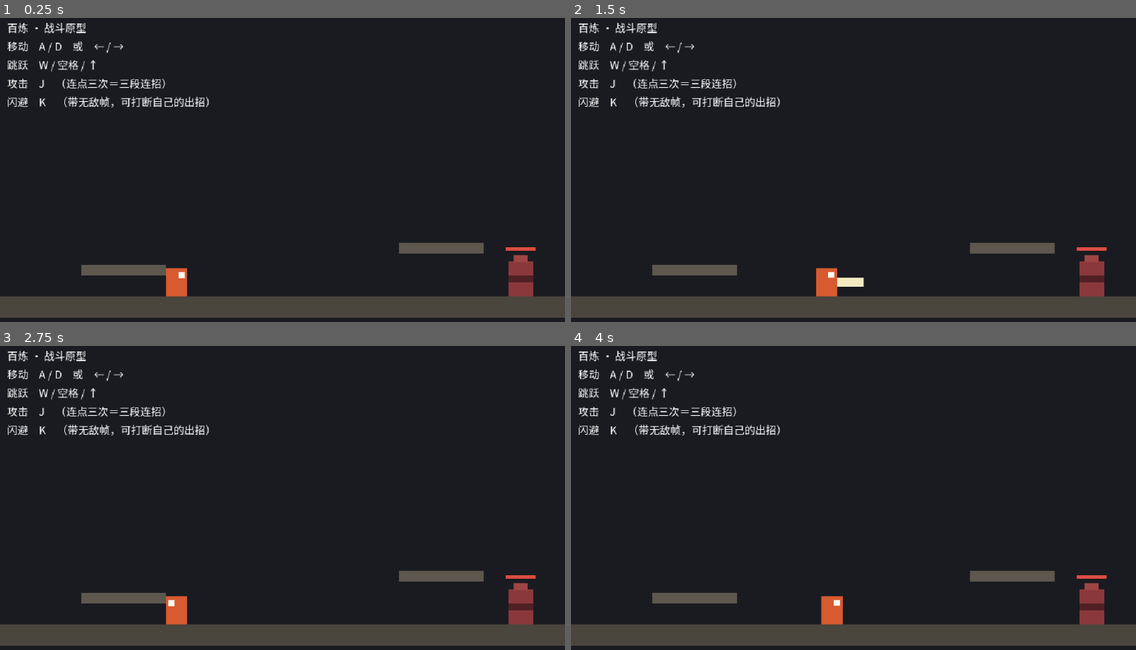
Above: before the commit, frames 1-4 (two rows, left to right).
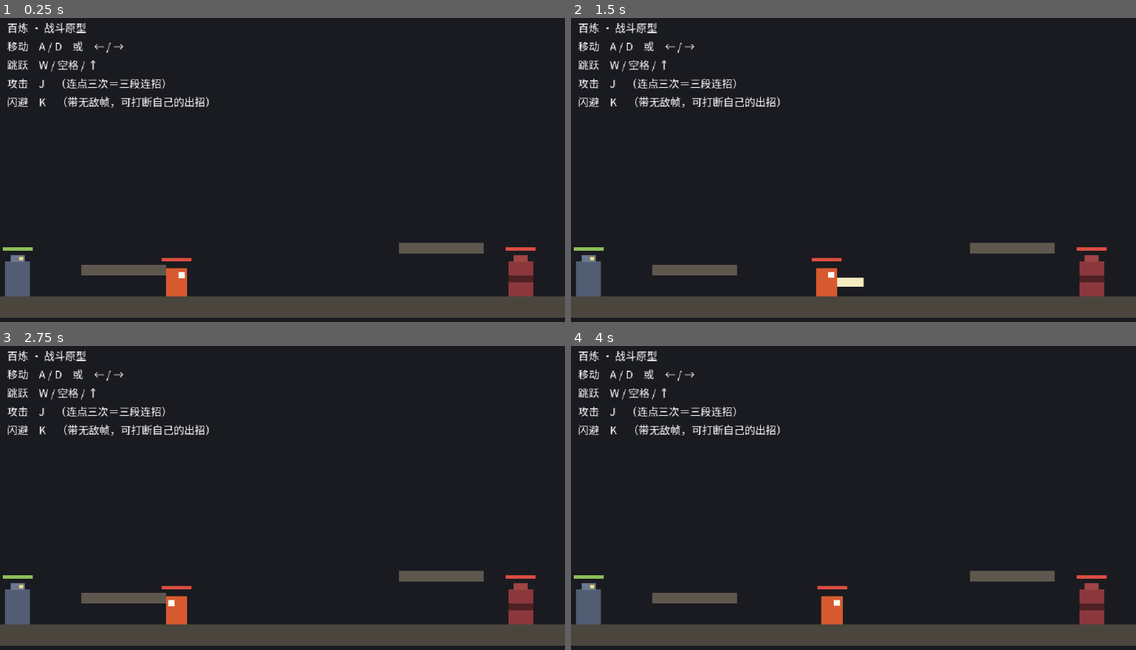
Above: after the commit, the same moments.

Repository: aachean/bailian
Game: Godot game, scene res://scenes/stages/test_room.tscn
Same seed, same stepped clock (60 frames per second), same inputs: the game is played once before the commit and once after it.
Inputs (mouse positions are in pixels of both pictures, inside the frame that each line leads up to):
- Up to frame 1 (0.25 s): no input
- Up to frame 2 (1.5 s): tap Enter at 0.5 s; move the mouse to (977, 157) at 0.52 s; hold D (move_right) from 0.53 s (still down); tap J (attack) at 0.6, 1.35 s; click (977, 157) at 0.67 s; tap Space (jump) at 0.77 s; move the mouse to (740, 188) at 1.27 s; click (740, 188) at 1.42 s
- Up to frame 3 (2.75 s): tap Space (jump) at 1.52 s; move the mouse to (339, 431) at 2.02 s; release D (move_right) at 2.03 s; hold A (move_left) from 2.03 s (still down); tap K (dodge) at 2.1 s; click (339, 431) at 2.17 s; tap J (attack) at 2.3 s
- Up to frame 4 (4 s): move the mouse to (825, 564) at 2.77 s; release A (move_left) at 2.78 s; hold D (move_right) from 2.78 s (still down); tap J (attack) at 2.85, 3.6 s; click (825, 564) at 2.92 s; tap Space (jump) at 3.02, 3.77 s; move the mouse to (1023, 549) at 3.52 s; click (1023, 549) at 3.67 s

The runs differ from the first frame. In frame 1, 0.7% of the frame differs, in the area x 0-34%, y 75-92%; in frame 2, 0.7%; in frame 3, 0.7%; in frame 4, 0.7%.

Commit message:
feat(enemy): M2 增量 1 —— 会还手的近战小怪
- 新增 EnemyData 资源类 + data/enemies/walker.tres：数值全在表里
  （血量/速度/警范围/攻击距离/硬直/重生），加一种怪不加代码
- 新增 data/skills/enemy_swing.tres：敌人攻击直接复用玩家的 SkillData，
  前摇/判定/后摇/顿帧规则敌我一致（比玩家慢一拍、可反应）
- 新增 walker.gd + walker.tscn：巡逻（被墙挡会折返）→ 追击 → 挥击；
  被打断进硬直；死亡淡出 2s 重生；ai_enabled=false 时就是一只靶子
  （自动验收靠这个把移动测试和敌人测试隔离在同一间房）
- player.gd 状态机加 HURT / DEAD：挨打断招进硬直、被击退、受击闪红；
  血归零死亡锁输入，1.2s 后出生点满血重来；头顶血条
- test_room 左侧放一只 Walker（默认关 AI，不挡任何测试路线）
- tests/test_m1.gd 扩到 31 条：#28 追击、#29 打得动人、#30 硬直+受击无敌、
  #31 死亡重生

Diff:
--- /dev/null
+++ b/data/enemies/walker.tres
@@ -0,0 +1,20 @@
+[gd_resource type="Resource" script_class="EnemyData" load_steps=3 format=3]
+
+[ext_resource type="Script" path="res://scripts/core/enemy_data.gd" id="1_data"]
+[ext_resource type="Resource" path="res://data/skills/enemy_swing.tres" id="2_skill"]
+
+[resource]
+script = ExtResource("1_data")
+id = &"walker"
+display_name = "游荡者"
+max_hp = 30
+revive_delay = 2.0
+hurt_stun_frames = 14
+patrol_speed = 40.0
+chase_speed = 85.0
+patrol_range = 70.0
+aggro_range = 150.0
+deaggro_range = 240.0
+attack_range = 34.0
+attack_cooldown_frames = 45
+attack_skill = ExtResource("2_skill")
--- /dev/null
+++ b/data/skills/enemy_swing.tres
@@ -0,0 +1,25 @@
+[gd_resource type="Resource" script_class="SkillData" load_steps=2 format=3]
+
+[ext_resource type="Script" path="res://scripts/core/skill_data.gd" id="1_skill"]
+
+[resource]
+script = ExtResource("1_skill")
+id = &"enemy_swing"
+display_name = "挥击"
+kind = 0
+startup_frames = 8
+active_frames = 4
+recovery_frames = 14
+damage = 8
+damage_variance = 0.15
+knockback = 120.0
+hitstop_frames = 4
+heavy = false
+chainable = false
+hitbox_size = Vector2(36, 28)
+hitbox_offset = Vector2(20, -2)
+lunge_speed = 40.0
+lunge_decay_frames = 6
+invincible_from = 0
+invincible_to = 0
+cooldown_frames = 0
--- a/scenes/characters/player.tscn
+++ b/scenes/characters/player.tscn
@@ -41,10 +41,30 @@
 
 [node name="Health" type="Node" parent="."]
 script = ExtResource("3_health")
+max_hp = 100
 
 [node name="Hitbox" type="Node2D" parent="."]
 script = ExtResource("2_hitbox")
 target_mask = 2
 
+[node name="HealthBar" type="Node2D" parent="."]
+position = Vector2(0, -26)
+
+[node name="BG" type="ColorRect" parent="HealthBar"]
+offset_left = -18.0
+offset_top = -3.0
+offset_right = 18.0
+offset_bottom = 3.0
+mouse_filter = 2
+color = Color(0.11, 0.1, 0.1, 0.85)
+
+[node name="Fill" type="ColorRect" parent="HealthBar"]
+offset_left = -17.0
+offset_top = -2.0
+offset_right = 17.0
+offset_bottom = 2.0
+mouse_filter = 2
+color = Color(0.86, 0.3, 0.26, 1)
+
 [node name="CollisionShape2D" type="CollisionShape2D" parent="."]
 shape = SubResource("RectangleShape2D_body")
--- /dev/null
+++ b/scenes/enemies/walker.tscn
@@ -0,0 +1,77 @@
+[gd_scene load_steps=5 format=3]
+
+[ext_resource type="Script" path="res://scripts/enemies/walker.gd" id="1_walker"]
+[ext_resource type="Script" path="res://scripts/components/health.gd" id="2_health"]
+[ext_resource type="Script" path="res://scripts/components/hitbox.gd" id="3_hitbox"]
+
+[sub_resource type="RectangleShape2D" id="RectangleShape2D_body"]
+size = Vector2(28, 40)
+
+[node name="Walker" type="CharacterBody2D" groups=["enemy"]]
+collision_layer = 2
+collision_mask = 6
+script = ExtResource("1_walker")
+
+[node name="Health" type="Node" parent="."]
+script = ExtResource("2_health")
+
+[node name="Hitbox" type="Node2D" parent="."]
+script = ExtResource("3_hitbox")
+target_mask = 1
+
+[node name="Visuals" type="Node2D" parent="."]
+
+[node name="Body" type="ColorRect" parent="Visuals"]
+offset_left = -14.0
+offset_top = -20.0
+offset_right = 14.0
+offset_bottom = 20.0
+mouse_filter = 2
+color = Color(0.32, 0.36, 0.45, 1)
+
+[node name="Head" type="ColorRect" parent="Visuals"]
+offset_left = -8.0
+offset_top = -27.0
+offset_right = 8.0
+offset_bottom = -19.0
+mouse_filter = 2
+color = Color(0.42, 0.47, 0.58, 1)
+
+[node name="Eye" type="ColorRect" parent="Visuals"]
+offset_left = 2.0
+offset_top = -25.0
+offset_right = 6.0
+offset_bottom = -21.0
+mouse_filter = 2
+color = Color(0.95, 0.87, 0.46, 1)
+
+[node name="Flash" type="ColorRect" parent="Visuals"]
+modulate = Color(1, 1, 1, 0)
+offset_left = -14.0
+offset_top = -27.0
+offset_right = 14.0
+offset_bottom = 20.0
+mouse_filter = 2
+color = Color(1, 0.96, 0.9, 1)
+
+[node name="HealthBar" type="Node2D" parent="."]
+position = Vector2(0, -34)
+
+[node name="BG" type="ColorRect" parent="HealthBar"]
+offset_left = -18.0
+offset_top = -3.0
+offset_right = 18.0
+offset_bottom = 3.0
+mouse_filter = 2
+color = Color(0.11, 0.1, 0.1, 0.85)
+
+[node name="Fill" type="ColorRect" parent="HealthBar"]
+offset_left = -17.0
+offset_top = -2.0
+offset_right = 17.0
+offset_bottom = 2.0
+mouse_filter = 2
+color = Color(0.55, 0.75, 0.35, 1)
+
+[node name="CollisionShape2D" type="CollisionShape2D" parent="."]
+shape = SubResource("RectangleShape2D_body")
--- a/scenes/stages/test_room.tscn
+++ b/scenes/stages/test_room.tscn
@@ -1,8 +1,9 @@
-[gd_scene load_steps=6 format=3]
+[gd_scene load_steps=7 format=3]
 
 [ext_resource type="PackedScene" path="res://scenes/characters/player.tscn" id="1_player"]
 [ext_resource type="PackedScene" path="res://scenes/enemies/target_dummy.tscn" id="2_dummy"]
 [ext_resource type="Script" path="res://scripts/ui/hint.gd" id="3_hint"]
+[ext_resource type="PackedScene" path="res://scenes/enemies/walker.tscn" id="4_walker"]
 
 [sub_resource type="RectangleShape2D" id="RectangleShape2D_ground"]
 size = Vector2(640, 24)
@@ -63,6 +64,10 @@
 [node name="TargetDummy" parent="." instance=ExtResource("2_dummy")]
 position = Vector2(590, 288)
 
+[node name="Walker" parent="." instance=ExtResource("4_walker")]
+position = Vector2(20, 288)
+ai_enabled = false
+
 [node name="Player" parent="." instance=ExtResource("1_player")]
 position = Vector2(200, 280)
 
--- a/scripts/characters/player.gd
+++ b/scripts/characters/player.gd
@@ -6,8 +6,10 @@
 ##   2. 脚本里不出现"魔法数字"。
 ##   3. 手感优先。土狼时间、跳跃缓冲、连招缓冲、顿帧，都是这类游戏的地基。
 ##
-## ── 状态机只有三个状态 ────────────────────────────────────────
-## FREE（自由行动，地面和空中都算这一个）/ ATTACK / DODGE。
+## ── 状态机只有五个状态 ────────────────────────────────────────
+## FREE（自由行动，地面和空中都算这一个）/ ATTACK / DODGE / HURT（受击硬直）
+## / DEAD。M1 时只有前三个，因为靶子不还手；M2 有会打人的怪了，
+## 「被打」本身必须是玩家状态机里的一等公民，而不是一个瞬间。
 ## 没有拆成 IDLE/RUN/JUMP/AIRFALL/…那一套：现在只有这一个使用者，
 ## 拆细只会让「角色现在在干嘛」更难一眼看出来。M2 有怪物 AI 要复用时再抽。
 ##
@@ -20,7 +22,7 @@
 ## 等衔接窗口一开就自动接上。玩家连按起来是「哒哒哒」连成一片，
 ## 而不是「按早了就没反应」。这就是「按一下没接上」和「按一下接上了」的分界。
 
-enum State { FREE, ATTACK, DODGE }
+enum State { FREE, ATTACK, DODGE, HURT, DEAD }
 
 const COMBO_PATHS := [
 	"res://data/skills/attack_1.tres",
@@ -65,6 +67,14 @@
 ## 攻击要不要限定在地面。M1 先不做空中攻击
 @export var attack_requires_ground: bool = true
 
+@export_group("受击")
+## 被击中后的硬直（帧 @60fps）。硬直里输入全部无效 —— 挨打要有代价
+@export var hurt_stun_frames: int = 14
+## 被击中时沿受击方向弹开的速度（像素/秒）
+@export var hurt_knockback: float = 140.0
+## 死亡后过多久在出生点满血重生（秒）
+@export var revive_delay: float = 1.2
+
 # ── 供自动验收读取的公开状态。改这些名字会让 tests/ 一起改 ──────
 var state: int = State.FREE
 ## 当前是连招的第几段（0/1/2），不在攻击时为 -1
@@ -74,6 +84,9 @@
 var dodges_started: int = 0
 ## 闪避冷却剩余帧数
 var dodge_cooldown: int = 0
+## 累计挨打 / 死亡次数（自动验收用）
+var hurts_taken: int = 0
+var deaths: int = 0
 
 var _state_frame: int = 0
 var _hitstop: int = 0
@@ -81,6 +94,8 @@
 var _attack_queued: bool = false
 var _dodge_queued: bool = false
 var _dodge_dir: int = 1
+var _revive_t: float = 0.0
+var _hurt_flash: float = 0.0
 
 var _gravity: float = ProjectSettings.get_setting("physics/2d/default_gravity", 1200.0)
 var _coyote_timer: float = 0.0
@@ -90,6 +105,10 @@
 
 ## 面朝方向：1 = 右，-1 = 左。它是一份"状态"，不是每帧算出来的临时值
 var _facing: int = 1
+
+## 出生点 = 场景里摆的位置（_ready 那一刻的坐标）。
+## 测试里瞬移玩家不影响它 —— 重生永远回到关卡设计者定的那个点。
+var _spawn_point: Vector2 = Vector2.ZERO
 
 @onready var _visuals: Node2D = $Visuals
 @onready var _blade: ColorRect = $Visuals/Blade
@@ -111,6 +130,15 @@
 		dodge_skill = load(DODGE_PATH) as SkillData
 	_body_mask = collision_mask
 	_hitbox.hit_landed.connect(_on_hit_landed)
+	_health.damaged.connect(_on_damaged)
+	_health.died.connect(_on_died)
+	_health.revived.connect(_on_revived)
+	_health.hp_changed.connect(_update_hp_bar)
+	_spawn_point = global_position
+
+
+func _update_hp_bar(_hp: int, _max_hp: int) -> void:
+	($HealthBar/Fill as ColorRect).scale.x = clampf(_health.ratio(), 0.0, 1.0)
 
 
 func _physics_process(delta: float) -> void:
@@ -137,9 +165,36 @@
 			_attack_process(delta)
 		State.DODGE:
 			_dodge_process(delta)
-
+		State.HURT:
+			_hurt_process(delta)
+		State.DEAD:
+			_dead_process(delta)
+
+	_update_hurt_flash(delta)
 	_update_facing()
 	move_and_slide()
+
+
+## 受击硬直：输入全部无效，只剩击退的惯性 + 重力。
+## 「挨打要停一拍」是动作游戏的基本代价，它让敌人的攻击真的构成威胁。
+func _hurt_process(delta: float) -> void:
+	_apply_gravity(delta)
+	_state_frame += 1
+	velocity.x = move_toward(velocity.x, 0.0, max_speed * 3.0 * delta)
+	if _state_frame >= hurt_stun_frames:
+		_end_action()
+
+
+## 死亡：锁一切输入，定时在出生点满血重来。
+## 原型阶段不搞读档/回城镇 —— M2 的存档系统会接手「死亡之后去哪」。
+func _dead_process(delta: float) -> void:
+	velocity.x = 0.0
+	_apply_gravity(delta)
+	_revive_t -= delta
+	if _revive_t <= 0.0:
+		global_position = _spawn_point
+		velocity = Vector2.ZERO
+		_health.heal_full()
 
 
 # ─────────────────────────────────────────────────────────────
@@ -363,9 +418,57 @@
 		frames = _current.hitstop_frames
 	if frames <= 0:
 		return
-	_hitstop = maxi(_hitstop, frames)
+	apply_hitstop(frames)
 	if target != null and target.has_method("apply_hitstop"):
 		target.call("apply_hitstop", frames)
+
+
+## 公开给攻击方（敌人命中玩家时也会走 duck-typing 调这里）
+func apply_hitstop(frames: int) -> void:
+	_hitstop = maxi(_hitstop, frames)
+
+
+## 被敌人的判定框打中（Health.damaged）。做四件事：
+## 打断当前动作 → 进入硬直 → 沿受击方向弹开 → 闪一下。
+## 受击后的短暂无敌由 Health 内部负责（防同一次挥砍连扣），
+## 硬直帧数比无敌窗口长，所以连招惩罚依然成立 —— 这是有意的。
+func _on_damaged(_amount: int, _hp_left: int, point: Vector2, _heavy: bool, dir: int) -> void:
+	hurts_taken += 1
+	if state == State.ATTACK or state == State.DODGE:
+		_end_action()
+	if state == State.DEAD:
+		return
+	_end_action()
+	state = State.HURT
+	_state_frame = 0
+	var sign_dir := 1 if dir > 0 else (-1 if dir < 0 else -_facing)
+	velocity.x = hurt_knockback * float(sign_dir)
+	_hurt_flash = 1.0
+
+
+func _on_died() -> void:
+	deaths += 1
+	_end_action()
+	state = State.DEAD
+	_revive_t = revive_delay
+	_visuals.modulate = Color(0.45, 0.45, 0.5, 0.6)
+
+
+## Health.heal_full() 会发 revived —— 重生只在这里恢复外观
+func _on_revived() -> void:
+	state = State.FREE
+	_state_frame = 0
+	_hurt_flash = 0.0
+	_visuals.modulate = Color.WHITE
+
+
+## 受击变红 → 渐回原色。走 physics 帧的衰减，与硬直同步
+func _update_hurt_flash(delta: float) -> void:
+	if _hurt_flash <= 0.0 or state == State.DEAD:
+		return
+	_hurt_flash = move_toward(_hurt_flash, 0.0, 6.0 * delta)
+	var f := _hurt_flash
+	_visuals.modulate = Color(1.0, 1.0 - 0.45 * f, 1.0 - 0.45 * f, 1.0)
 
 
 ## 调试用：把状态名打出来（回放字幕和日志都靠它）
@@ -375,5 +478,9 @@
 			return "ATTACK%d" % (attack_index + 1)
 		State.DODGE:
 			return "DODGE"
+		State.HURT:
+			return "HURT"
+		State.DEAD:
+			return "DEAD"
 		_:
 			return "AIR" if not is_on_floor() else "FREE"
--- /dev/null
+++ b/scripts/core/enemy_data.gd
@@ -0,0 +1,36 @@
+class_name EnemyData
+extends Resource
+## 一种敌人的全部数值。
+##
+## 敌人 = EnemyData + 通用技能（SkillData）+ AI 脚本。
+## 数值在这里调，动作在 data/skills/ 里配 —— 加一种怪不加代码。
+
+@export_group("标识")
+@export var id: StringName = &""
+@export var display_name: String = ""
+
+@export_group("存活")
+@export var max_hp: int = 30
+## 被打死之后过多久满血重生。<= 0 表示不重生
+@export var revive_delay: float = 2.0
+## 被打中的硬直（帧 @60fps）。硬直里既不追人也不攻击
+@export var hurt_stun_frames: int = 14
+
+@export_group("AI")
+## 巡逻速度 / 追击速度（像素/秒）
+@export var patrol_speed: float = 40.0
+@export var chase_speed: float = 85.0
+## 巡逻时离出生点最远多远（单程，左右各一半）
+@export var patrol_range: float = 70.0
+## 玩家进这个距离开始追
+@export var aggro_range: float = 150.0
+## 追击中玩家逃出这个距离就放弃，回巡逻
+@export var deaggro_range: float = 240.0
+## 玩家进这个距离开始攻击（中心到中心）
+@export var attack_range: float = 34.0
+## 两次攻击之间最少隔多少帧
+@export var attack_cooldown_frames: int = 45
+
+@export_group("动作")
+## 攻击用哪张技能表（data/skills/ 里的 SkillData）
+@export var attack_skill: SkillData
--- /dev/null
+++ b/scripts/enemies/walker.gd
@@ -0,0 +1,264 @@
+extends CharacterBody2D
+## 近战追击敌人（第一种小怪）：巡逻 → 发现玩家 → 追 → 挥击。
+##
+## 和训练靶子共用同一套骨架（CharacterBody2D + Health + 后仰/闪白/重生），
+## 差别只在多了 AI。攻击动作直接复用玩家的 SkillData —— 敌我双方的动作
+## 是同一张表，手感规则（前摇 / 判定 / 后摇 / 顿帧）天然一致。
+##
+## ai_enabled = false 时它就是一只靶子：物理和受击反馈都在，AI 不跑。
+## 自动验收靠这个开关把「移动测试」和「敌人测试」隔离在同一间房里。
+
+enum State { PATROL, CHASE, ATTACK, HURT, DEAD }
+
+const DAMAGE_NUMBER := preload("res://scenes/ui/damage_number.tscn")
+
+## 后仰弹簧参数，与靶子一致 —— 挨打的观感应该敌我相同
+const RECOIL_STIFF := 1500.0
+const RECOIL_DAMP := 30.0
+const RECOIL_KICK := 420.0
+const RECOIL_KICK_HEAVY := 1.6
+
+@export_group("数值")
+## 用哪套数值。留空则加载 data/enemies/walker.tres
+@export var data: EnemyData
+## 关掉 = 一只靶子（AI 不跑，只保留物理与受击表现）
+@export var ai_enabled: bool = true
+
+@onready var health: Health = $Health
+@onready var visuals: Node2D = $Visuals
+@onready var flash: ColorRect = $Visuals/Flash
+@onready var bar: Node2D = $HealthBar
+@onready var bar_fill: ColorRect = $HealthBar/Fill
+@onready var _hitbox: Hitbox = $Hitbox
+
+## 供自动验收读取
+var state: int = State.PATROL
+var attacks_started: int = 0
+var hits_taken: int = 0
+
+var _frame := 0                 # 当前状态内经过的物理帧
+var _home_x := 0.0              # 出生点（巡逻围绕它）
+var _facing := 1
+var _cooldown := 0
+var _turn_cooldown := 0         # 巡逻折返后的方向锁定帧数
+var _skill: SkillData = null    # 攻击进行中引用的那张技能表
+var _hitstop := 0
+var _revive_t := 0.0
+var _gravity: float = ProjectSettings.get_setting("physics/2d/default_gravity", 1200.0)
+# 受击视觉（与靶子同一套）
+var _recoil := 0.0
+var _recoil_v := 0.0
+var _flash := 0.0
+var _alpha := 1.0
+var _target_alpha := 1.0
+var _rng := RandomNumberGenerator.new()
+
+
+func _ready() -> void:
+	_rng.randomize()
+	if data == null:
+		data = load("res://data/enemies/walker.tres") as EnemyData
+	health.max_hp = data.max_hp
+	health.hp = data.max_hp
+	health.post_hit_invincible = 0.10
+	health.damaged.connect(_on_damaged)
+	health.died.connect(_on_died)
+	health.revived.connect(_on_revived)
+	_home_x = global_position.x
+	_refresh_bar()
+
+
+func _physics_process(delta: float) -> void:
+	if _hitstop > 0:
+		_hitstop -= 1
+		return
+
+	if _cooldown > 0:
+		_cooldown -= 1
+	if _turn_cooldown > 0:
+		_turn_cooldown -= 1
+
+	velocity.y += _gravity * delta
+
+	if not ai_enabled:
+		# 靶子模式：只保留物理与后仰，不跑 AI
+		velocity.x = move_toward(velocity.x, 0.0, 900.0 * delta)
+		move_and_slide()
+		_update_recoil(delta)
+		return
+
+	_frame += 1
+	match state:
+		State.PATROL:
+			_patrol()
+		State.CHASE:
+			_chase()
+		State.ATTACK:
+			_attack()
+		State.HURT:
+			velocity.x = move_toward(velocity.x, 0.0, 900.0 * delta)
+			if _frame >= data.hurt_stun_frames:
+				_enter(State.CHASE)
+		State.DEAD:
+			velocity.x = 0.0
+
+	move_and_slide()
+	_update_recoil(delta)
+
+
+# ── AI ─────────────────────────────────────────────────────────
+
+func _player() -> Node2D:
+	var p := get_tree().get_first_node_in_group("player") as Node2D
+	# 玩家死了就当没看见 —— 追一个尸体没有意义
+	if p != null:
+		var h := p.get_node_or_null("Health") as Health
+		if h != null and h.is_dead:
+			return null
+	return p
+
+
+func _patrol() -> void:
+	var player := _player()
+	if player != null and _dist(player) <= data.aggro_range:
+		_enter(State.CHASE)
+		return
+	# 在出生点两侧来回走。被墙 / 玩家车身挡住时也要折返 ——
+	# 只看位置会卡死在障碍物前原地推墙。
+	# 折返后留一小段冷却：is_on_wall() 反映的是上一帧的碰撞结果，
+	# 不冷却的话会在墙边一帧翻两次面抖死。
+	var lo := _home_x - data.patrol_range * 0.5
+	var hi := _home_x + data.patrol_range * 0.5
+	if _turn_cooldown <= 0 and (is_on_wall() or global_position.x <= lo or global_position.x >= hi):
+		_facing = -_facing
+		_turn_cooldown = 20
+	velocity.x = data.patrol_speed * float(_facing)
+	_apply_facing()
+
+
+func _chase() -> void:
+	var player := _player()
+	if player == null or _dist(player) > data.deaggro_range:
+		_enter(State.PATROL)
+		return
+	if _dist(player) <= data.attack_range and _cooldown <= 0:
+		_start_attack()
+		return
+	_facing = -1 if player.global_position.x < global_position.x else 1
+	velocity.x = data.chase_speed * float(_facing)
+	_apply_facing()
+
+
+func _attack() -> void:
+	# 挥出去就挥完 —— 中途改变主意会看不出「前摇」这件事
+	velocity.x = 0.0
+	var t := _frame
+	if _skill != null and _skill.is_active_at(t):
+		_hitbox.activate(_skill, self, _facing)
+	else:
+		_hitbox.deactivate()
+	if t >= _skill.total_frames():
+		_hitbox.deactivate()
+		_skill = null
+		_cooldown = data.attack_cooldown_frames
+		_enter(State.CHASE)
+
+
+func _start_attack() -> void:
+	_skill = data.attack_skill
+	attacks_started += 1
+	_enter(State.ATTACK)
+	velocity.x = _skill.lunge_speed * float(_facing)
+
+
+func _enter(s: int) -> void:
+	# 离开攻击状态时必须关判定 —— 判定框是多留一帧都会多结算一次的东西
+	if state == State.ATTACK and s != State.ATTACK:
+		_hitbox.deactivate()
+	state = s
+	_frame = 0
+	_apply_facing()
+
+
+func _dist(player: Node2D) -> float:
+	return absf(player.global_position.x - global_position.x)
+
+
+func _apply_facing() -> void:
+	visuals.scale.x = 1.0 if _facing >= 0 else -1.0
+
+
+# ── 受击 / 死亡 / 重生（与靶子同一套表现）──────────────────────
+
+func apply_hitstop(frames: int) -> void:
+	_hitstop = maxi(_hitstop, frames)
+
+
+func is_alive() -> bool:
+	return not health.is_dead
+
+
+func _on_damaged(amount: int, _hp_left: int, point: Vector2, heavy: bool, dir: int) -> void:
+	hits_taken += 1
+	_spawn_number(amount, point, heavy)
+	var sign_dir := 1.0 if dir >= 0 else -1.0
+	_recoil_v += RECOIL_KICK * sign_dir * (RECOIL_KICK_HEAVY if heavy else 1.0)
+	_flash = maxf(_flash, 1.0 if heavy else 0.75)
+	_refresh_bar()
+	if ai_enabled and not health.is_dead:
+		_skill = null
+		_enter(State.HURT)          # 被打断：攻击 / 追击统统让位给硬直
+
+
+func _on_died() -> void:
+	_enter(State.DEAD)
+	_revive_t = data.revive_delay
+	_target_alpha = 0.0
+	set_collision_layer_value(2, false)
+	bar.visible = false
+
+
+func _on_revived() -> void:
+	_enter(State.PATROL)
+	_target_alpha = 1.0
+	_alpha = 0.0
+	_recoil = 0.0
+	_recoil_v = 0.0
+	_flash = 0.0
+	flash.modulate.a = 0.0
+	modulate.a = 0.0
+	set_collision_layer_value(2, true)
+	bar.visible = true
+	_refresh_bar()
+
+
+func _process(delta: float) -> void:
+	_flash = move_toward(_flash, 0.0, 7.0 * delta)
+	flash.modulate.a = _flash
+	if not is_equal_approx(_alpha, _target_alpha):
+		_alpha = move_toward(_alpha, _target_alpha, 5.5 * delta)
+		modulate.a = _alpha
+	if _revive_t > 0.0:
+		_revive_t -= delta
+		if _revive_t <= 0.0:
+			health.heal_full()
+
+
+func _update_recoil(delta: float) -> void:
+	_recoil_v += (-_recoil * RECOIL_STIFF - _recoil_v * RECOIL_DAMP) * delta
+	_recoil += _recoil_v * delta
+	visuals.position.x = _recoil
+
+
+func _spawn_number(amount: int, point: Vector2, heavy: bool) -> void:
+	var host := get_tree().current_scene
+	if host == null:
+		return
+	var dn := DAMAGE_NUMBER.instantiate() as Label
+	host.add_child(dn)
+	dn.position = point + Vector2(_rng.randf_range(-8.0, 8.0) - 40.0, -12.0)
+	dn.setup(amount, heavy)
+
+
+func _refresh_bar() -> void:
+	bar_fill.scale.x = clampf(health.ratio(), 0.0, 1.0)
--- a/tests/test_m1.gd
+++ b/tests/test_m1.gd
@@ -47,6 +47,7 @@
 var _visuals: Node2D
 var _dummy              # 训练靶子
 var _dummy_health: Health
+var _walker             # 会还手的敌人（M2 增量 1；test_room 里默认 ai_enabled=false）
 
 var _pass := 0
 var _fail := 0
@@ -59,6 +60,7 @@
 	_visuals = _player.get_node("Visuals")
 	_dummy = _room.get_node("TargetDummy")
 	_dummy_health = _dummy.get_node("Health")
+	_walker = _room.get_node_or_null("Walker")
 
 	# 参照物从场景里读，不写死
 	DUMMY_X = _dummy.global_position.x
@@ -107,6 +109,13 @@
 	await _t25_i18n()
 
 	print("")
+	print("── 敌人（M2 增量 1）──")
+	await _t28_enemy_chase()
+	await _t29_enemy_hurts_player()
+	await _t30_player_hurt_stun()
+	await _t31_player_death_revive()
+
+	print("")
 	print("═══ %d 通过 ／ %d 失败 ═══" % [_pass, _fail])
 	print("")
 
@@ -903,3 +912,126 @@
 func _first_line(s: String) -> String:
 	var parts := s.split("\n")
 	return parts[0] if parts.size() > 0 else ""
+
+
+# ─────────────────────────────────────────────────────────────
+# 敌人（M2 增量 1）：会还手的小怪
+# ─────────────────────────────────────────────────────────────
+#
+# test_room 里的 Walker 默认 ai_enabled=false（就是一只靶子），
+# 前面 27 条测试靠这个隔离「移动手感」和「敌人行为」。
+# 这一段把 AI 打开，从头到尾真实地追、真的打、真的被打。
+
+## walker.gd 的 State 枚举
+const W_PATROL := 0
+const W_CHASE := 1
+const W_ATTACK := 2
+const W_HURT := 3
+const W_DEAD := 4
+
+
+func _t28_enemy_chase() -> void:
+	_release_all()
+	await _settle()
+	await _step(2)
+	if _walker == null:
+		_check("28", "敌人追击", false, "test_room 里找不到 Walker")
+		_check("29", "敌人攻击掉血", false, "test_room 里找不到 Walker")
+		_check("30", "受击硬直", false, "test_room 里找不到 Walker")
+		_check("31", "死亡重生", false, "test_room 里找不到 Walker")
+		return
+
+	# 玩家站进警戒圈：walker 巡逻中心 x=20，aggro 半径 150。
+	# 站 x=85（PlatformA 左缘 92 以内、够不着右侧路线），追击全程无地形阻挡。
+	_walker.ai_enabled = true
+	_player.global_position = Vector2(85.0, GROUND_STAND_Y - 16.0)
+	_player.velocity = Vector2.ZERO
+	await _step(6)
+
+	var x0: float = _walker.global_position.x
+	var saw_chase := false
+	for i in 120:
+		await get_tree().physics_frame
+		if int(_walker.state) == W_CHASE:
+			saw_chase = true
+			if i > 12:
+				break
+	var moved: float = _walker.global_position.x - x0
+	_check("28", "敌人会追人：进了警戒圈就逼近，不是站着挨打",
+		saw_chase and moved > 15.0,
+		"进入追击=%s　逼近 %.1f px（x %.0f → %.0f）" % [
+			str(saw_chase), moved, x0, x0 + moved])
+
+
+## 玩家站在原地，等 walker 追上来打 —— 断言「真的会掉血」，不是状态变了就算
+func _t29_enemy_hurts_player() -> void:
+	var hp0: int = _player.get_node("Health").hp
+	var hit := false
+	for i in 600:                   # 最多等 10 秒（追过去 + 攻击节奏都算在内）
+		await get_tree().physics_frame
+		if _player.get_node("Health").hp < hp0:
+			hit = true
+			break
+	var hp1: int = _player.get_node("Health").hp
+	var atk: int = _walker.attacks_started
+	_walker.ai_enabled = false      # 掉血证据到手，后面全是时序测试，别让敌人继续捣乱
+	_check("29", "敌人真的打得动你：被追上挨一下，血量下降",
+		hit and atk > 0 and hp1 < hp0,
+		"出招 %d 次　血量 %d → %d" % [atk, hp0, hp1])
+
+
+## 挨打要停一拍：受击无敌挡补刀 + 硬直里输入无效
+func _t30_player_hurt_stun() -> void:
+	# #29 断言完成时玩家刚挨打（同一物理帧进入硬直）；万一错过，等下一波
+	var guard := 0
+	while int(_player.state) != 3 and guard < 30:
+		await get_tree().physics_frame
+		guard += 1
+	var in_hurt := int(_player.state) == 3
+
+	# 【第一时间】注入补刀：受击无敌窗口（0.10 s = 6 帧）内必须被挡。
+	# 上一版在这里先按了 4 帧 J 再注入，无敌窗口早过了 —— 测试时序错，不是代码错。
+	var blocked: int = -1
+	if in_hurt:
+		blocked = _player.get_node("Health").take_damage(5, Vector2.ZERO, false, 1)
+
+	# 硬直中按 J：不许出招
+	var atk0: int = _player.attacks_started
+	if in_hurt:
+		_press("attack")
+		await _step(4)
+		_release("attack")
+	var during: int = _player.attacks_started - atk0
+
+	_check("30", "挨打会硬直：硬直里按 J 不出招，受击无敌挡住补刀",
+		in_hurt and during == 0 and blocked == 0,
+		"硬直中=%s　硬直里出招 %d 次　补刀受伤 %d（0=被无敌挡住）" % [
+			str(in_hurt), during, blocked])
+	await _settle()
+
+
+## 血归零 → 死亡锁输入 → 在出生点满血复活
+func _t31_player_death_revive() -> void:
+	var h: Health = _player.get_node("Health")
+	var deaths0: int = _player.deaths
+
+	h.take_damage(9999, Vector2.ZERO, true, 1)
+	await _step(2)
+	var dead := int(_player.state) == 4              # State.DEAD
+	var pos_at_death: Vector2 = _player.global_position
+
+	var revive_frames := int(ceil(_player.revive_delay * 60.0)) + 40
+	var revived := false
+	for i in revive_frames:
+		await get_tree().physics_frame
+		if int(_player.state) != 4:
+			revived = int(_player.state) == 0        # State.FREE
+			break
+
+	var full := h.hp == h.max_hp
+	var dx := absf(_player.global_position.x - _player._spawn_point.x)
+	_check("31", "死了会在出生点满血重来，不是黑屏卡死",
+		dead and revived and full and dx < 24.0,
+		"死亡=%s　复活=%s　血量 %d/%d　离出生点 %.1f px（死时 %.0f 处）" % [
+			str(dead), str(revived), h.hp, h.max_hp, dx, pos_at_death.x])
+	await _settle()
Not shown, added: scripts/core/enemy_data.gd.uid
Not shown, added: scripts/enemies/walker.gd.uid
Not shown, added: i.log
